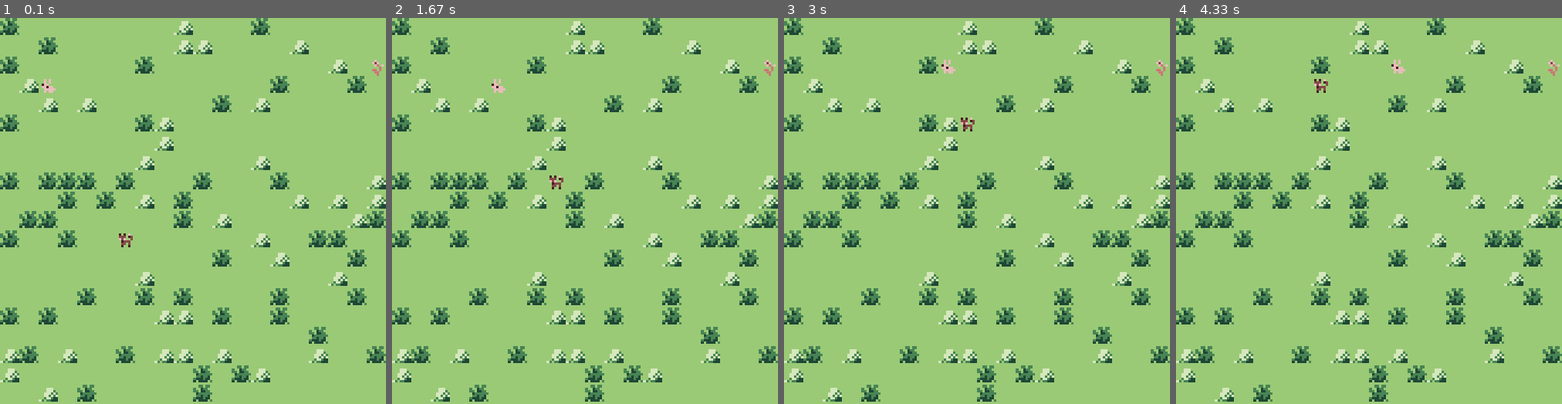
Above: before the commit, frames 1-4 (left to right).
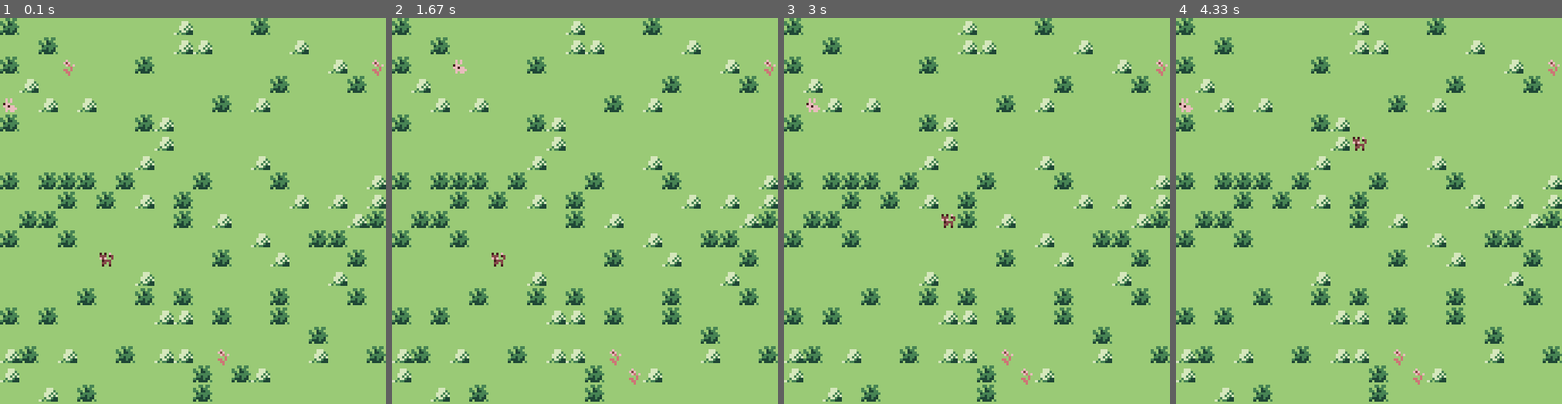
Above: after the commit, the same moments.

Repository: Flashboil/discovery-project
Game: pygame game, started from creature_on_map.py
Same seed, same stepped clock (60 frames per second), same inputs: the game is played once before the commit and once after it.
Inputs:
- Up to frame 1 (0.1 s): no input
- Up to frame 2 (1.67 s): no input
- Up to frame 3 (3 s): no input
- Up to frame 4 (4.33 s): no input

The runs differ from the first frame. In frame 1, 0.5% of the frame differs, in the area x 0-60%, y 10-90%; in frame 2, 0.6%, in the area x 15-65%, y 10-95%; in frame 3, 0.6%; in frame 4, 0.6%.

Commit message:
wander behavior

Diff:
--- a/creature_on_map.py
+++ b/creature_on_map.py
@@ -52,8 +52,9 @@
 
 screen.fill((154, 202, 118))
 
-goal = (random.randint(0, grid_width - 1), random.randint(0, grid_height - 1))
-world_grid[goal[1]][goal[0]] = 5
+for i in range(0, 3):
+    goal = (random.randint(0, grid_width - 1), random.randint(0, grid_height - 1))
+    world_grid[goal[1]][goal[0]] = 5
 start_rabbit = (random.randint(0, grid_width - 1), random.randint(0, grid_height - 1))
 start_fox = (random.randint(0, grid_width - 1), random.randint(0, grid_height - 1))
 
@@ -72,6 +73,8 @@
 move_delay = 15
 frame_counter = 0
 
+rabbit_score = 0
+
 while running:
     for event in pygame.event.get():
         if event.type == pygame.QUIT:
@@ -83,20 +86,62 @@
     draw_world_grid(world_grid)
 
 
-    rabbit_delay = 13
-    fox_delay = 12  # smaller number = faster
+    rabbit_delay = 14
+    fox_delay = 10  # faster than rabbit
 
+
+    # === Rabbit Behavior ===
     if frame_counter % rabbit_delay == 0:
         rabbit.follow_path()
+        if rabbit.state == "wander" and not rabbit.path:
+            rabbit.wander(fox.path)
+            rabbit.find_path(rabbit.location, rabbit.goal)
+        if rabbit.detect_flower() and rabbit.state == "wander":
+            rabbit.path = []
+            rabbit.state = "seek"
+            rabbit.find_path(rabbit.location, rabbit.detect_flower())
 
+
+    # === Fox Behavior ===
     if frame_counter % fox_delay == 0:
-        if frame_counter % (rabbit_delay * 2) == 0:
-            rabbit_future = rabbit.path[rabbit.path_index + 1] if rabbit.path_index + 1 < len(rabbit.path) else rabbit.location
-            # rabbit_future = rabbit.location
-            fox.find_path(fox.location, rabbit_future)
+
+        # 1. Wandering behavior
+        if fox.state == "wander":
+            # Occasionally pick a new random goal
+            if not fox.path:
+                fox.wander()
+
+            # Check if rabbit is visible
+            if fox.detect_rabbit(rabbit.location):
+                fox.state = "hunt"
+                fox.goal = rabbit.location
+                fox.find_path(fox.location, fox.goal)
+
+        # 2. Hunting behavior
+        elif fox.state == "hunt":
+            # If rabbit still visible, chase updated position
+            if fox.detect_rabbit(rabbit.location):
+                fox.goal = rabbit.location
+                fox.find_path(fox.location, fox.goal)
+            else:
+                # Lost sight of rabbit — switch back to wander
+                fox.state = "wander"
+
         fox.follow_path()
 
+
+
+    if world_grid[rabbit.location[1]][rabbit.location[0]] == 5:
+        world_grid[rabbit.location[1]][rabbit.location[0]] = 0
+        goal = (random.randint(0, grid_width - 1), random.randint(0, grid_height - 1))
+        world_grid[goal[1]][goal[0]] = 5
+        rabbit.state = "wander"
+        rabbit_score += 1
+        print(rabbit_score)
+
     if fox.location == rabbit.location:
+        print("Game End!")
+        print(f"Score: {rabbit_score}")
         running = False
 
     rabbit.draw(screen, tilewidth, tileheight)
@@ -104,4 +149,4 @@
     pygame.display.flip()
 
     frame_counter += 1
-    clock.tick(30)  # 30 FPS for smooth drawing
+    clock.tick(30)
--- a/fox_class.py
+++ b/fox_class.py
@@ -1,3 +1,4 @@
+import random
 import numpy
 import heapq
 import pygame
@@ -13,6 +14,9 @@
         self.path_index = 0
         self.image = pygame.image.load("images/fox_red.png").convert_alpha()
         self.image = pygame.transform.scale(self.image, (tilewidth, tileheight))
+
+        self.vision_radius = 5
+        self.state = "wander"
 
     def draw(self, screen, tile_width, tile_height):
         pixel_x = self.location[0] * tile_width
@@ -112,3 +116,22 @@
                 locals.append(((neighbor_x, neighbor_y), cost))
 
         return locals
+
+    def detect_rabbit(self, rabbit_location):
+        x, y = self.location
+        rx, ry = rabbit_location
+
+        dx = abs(rx - x)
+        dy = abs(ry - y)
+
+        # Simple circular/diamond vision range
+        if dx <= self.vision_radius and dy <= self.vision_radius:
+            return True
+        return False
+
+    def wander(self):
+        x = min(max(self.location[0] + random.randint(-3, 3), 0), self.world_width - 1)
+        y = min(max(self.location[1] + random.randint(-3, 3), 0), self.world_height - 1)
+        if self.world_grid[y][x] in (0, 3):  # walkable
+            self.goal = (x, y)
+            self.find_path(self.location, self.goal)
--- a/rabbit_class.py
+++ b/rabbit_class.py
@@ -122,9 +122,9 @@
                         return (nx, ny)
         return None
 
-    def wander(self):
+    def wander(self, fox_path):
         x = min(max(self.location[0] + random.randint(-3, 3), 0), self.world_width - 1)
         y = min(max(self.location[1] + random.randint(-3, 3), 0), self.world_height - 1)
-        if self.world_grid[y][x] in (0, 3):  # walkable
+        if self.world_grid[y][x] in (0, 3) and self.world_grid[y][x] not in fox_path:  # walkable
             self.goal = (x, y)
             self.find_path(self.location, self.goal)
